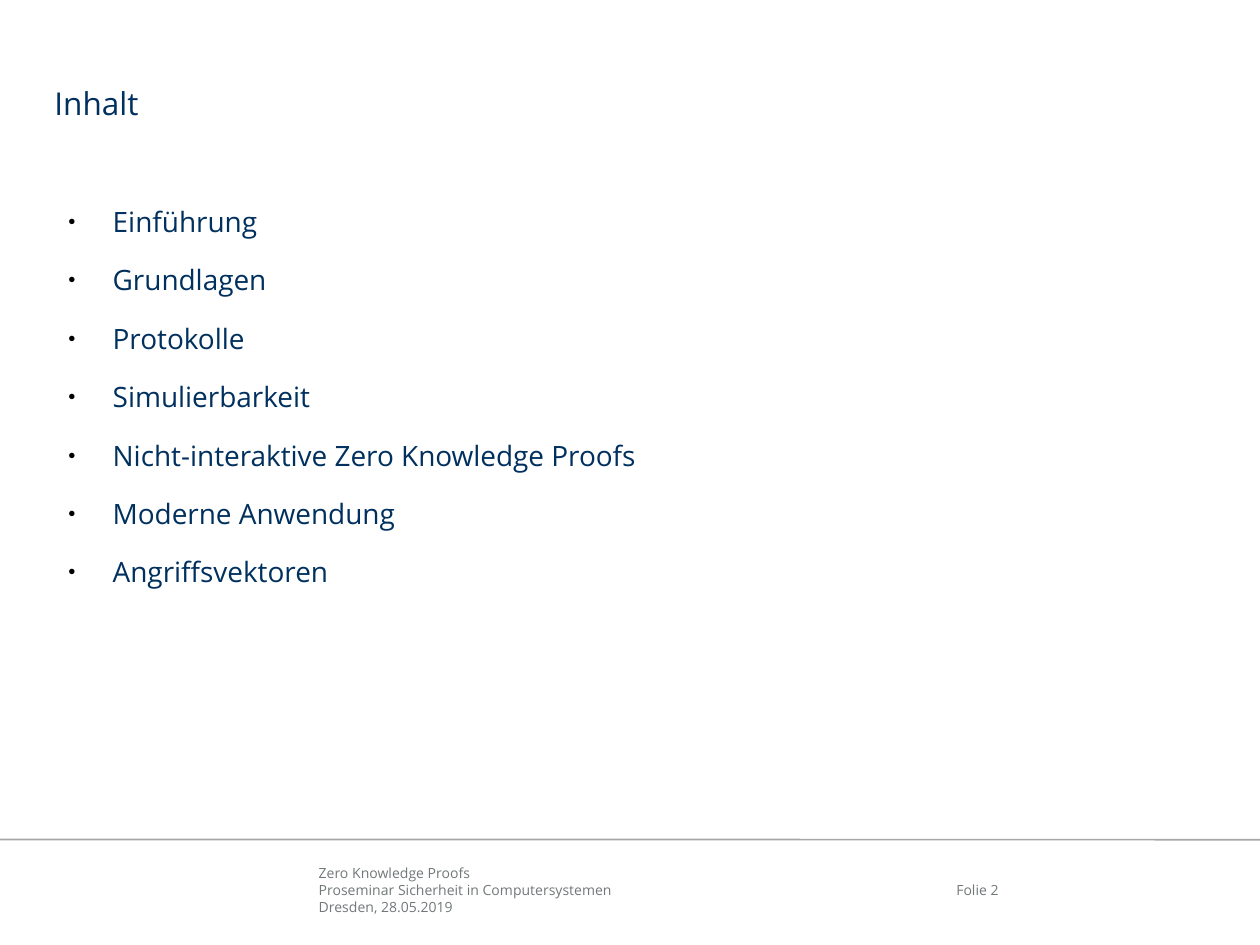
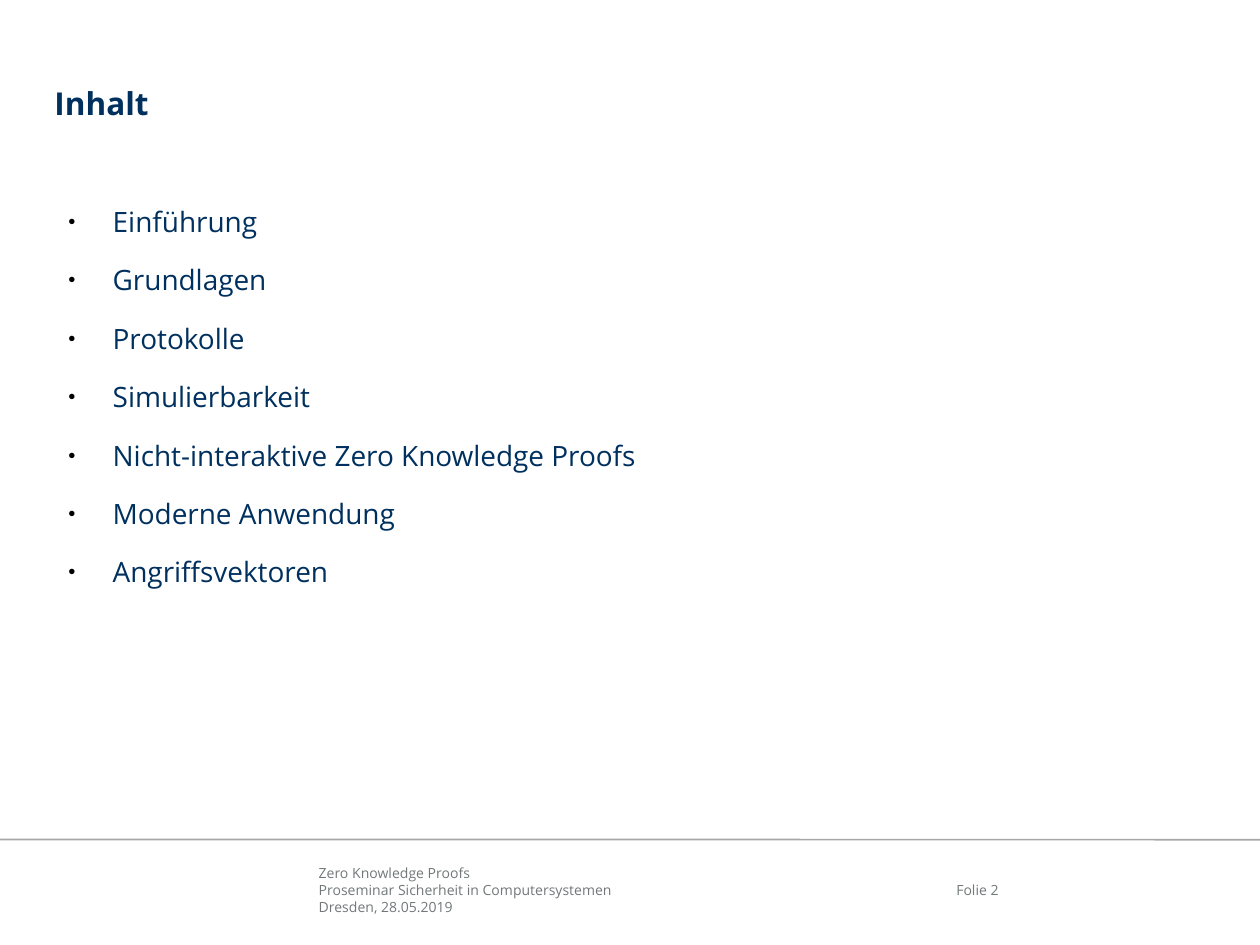
Before and after one commit to mostermann96/Presentations, a slide deck: slide 2 of ZKP.odp. Drawn at 1260x945 pixels with LibreOffice and Linux fonts; fonts in the diff are those of the drawing; background and template pictures are left out. Boxes give left, top, right and bottom in pixels: in the first picture for what was removed or moved away, otherwise in the second. Text is boxed around its words. In the diff, an @@ line names an element or a change of style, - is before the commit and + after.

```diff
--- a/ZKP.odp
+++ b/ZKP.odp
@@ title "Inhalt" at <box>54,91,148,116</box>: bold on @@
```
Also in this commit, not shown: 8 other slides changed, 4 other files.
